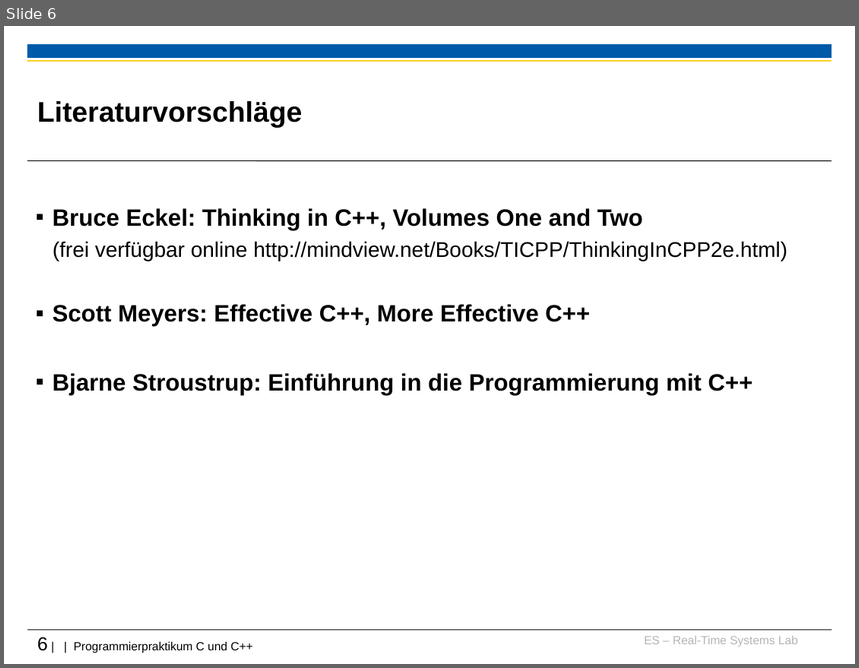
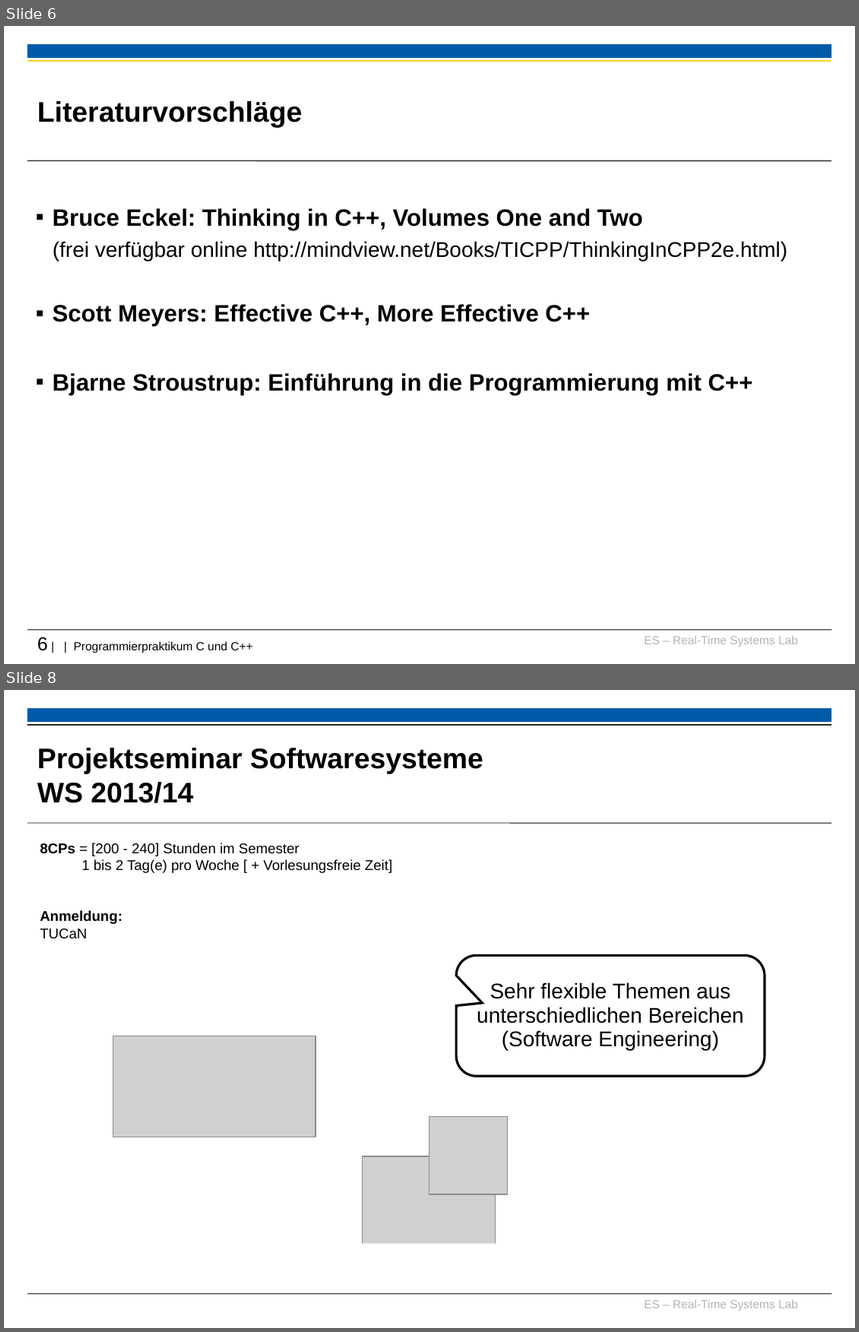
Before and after one commit to h82k/tud-cppp, a slide deck: Vorlesung/0 Organisatorisches_F6.ppt. Shown one above the other, each under a label of ours: slide 6 before the commit, slides 6 and 8 after it; the slides between them are not shown. The pictures are 859x668 and 859x1332 pixels, drawn with LibreOffice and Linux fonts; fonts in the diff are those of the drawing; grey boxes stand for pictures; background and template pictures are left out. Boxes give left, top, right and bottom in pixels: in the first picture for what was removed or moved away, otherwise in the second. Text is boxed around its words. In the diff, an @@ line names an element or a change of style, - is before the commit and + after.

```diff
--- a/Vorlesung/0 Organisatorisches_F6.ppt
+++ b/Vorlesung/0 Organisatorisches_F6.ppt
@@ slide 8 added at bbox=[4, 690, 855, 1328], background #FFFFFF; not listed: 3 template elements that a slide beside it also shows @@
@@ rectangle added at bbox=[27, 724, 832, 726], fill #000000 @@
@@ title added at bbox=[37, 748, 484, 803], 24 pt, text #000000, bold @@
+Projektseminar Softwaresysteme
+WS 2013/14
@@ line added from (27, 823) to (832, 823), #000000 0.6 pt @@
@@ text added at bbox=[40, 843, 392, 939], 12 pt, text #000000 @@
+8CPs = [200 - 240] Stunden im Semester
+1 bis 2 Tag(e) pro Woche [ + Vorlesungsfreie Zeit]
+Anmeldung:
+TUCaN
@@ rounded speech box added at bbox=[456, 955, 764, 1076], fill #FFFFFF, outline #000000 2.01 pt, 18 pt, text #000000 @@
+Sehr flexible Themen aus unterschiedlichen Bereichen (Software Engineering)
@@ picture added at bbox=[113, 1036, 316, 1137] @@
@@ picture added at bbox=[430, 1116, 508, 1195] @@
@@ picture added at bbox=[363, 1157, 495, 1255] @@
@@ rectangle added at bbox=[356, 1244, 503, 1271], fill #FFFFFF @@
```
Also in this commit, not shown: 3 slides changed, 2 other slides added, 4 other files.
